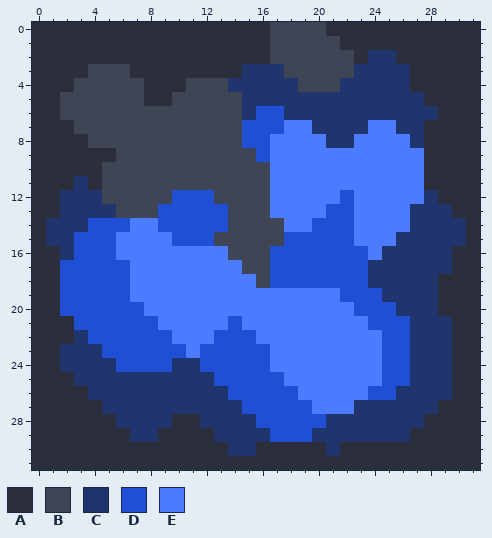
Pixel-art sprite: assets/sprites/blocks/environment/cobolt-deposit5.png. This is how it looked before the edit.
The file is 32x32 pixels.
Palette (. is transparent): A #2b2f3b  B #404555  C #20346e  D #204fd6  E #4d7bff
Pixels before, first column x 0:
 0 AAAAAAAAAAAAAAAAABBBBAAAAAAAAAAA
 1 AAAAAAAAAAAAAAAAABBBBBAAAAAAAAAA
 2 AAAAAAAAAAAAAAAAABBBBBBACCAAAAAA
 3 AAAABBBAAAAAAAACCCBBBBBCCCCAAAAA
 4 AAABBBBBAAABBBCCCCCBBBCCCCCAAAAA
 5 AABBBBBBAABBBBBCCCCCCCCCCCCCAAAA
 6 AABBBBBBBBBBBBBCDDCCCCCCCCCCCAAA
 7 AAABBBBBBBBBBBBDDDEECCCCEECCAAAA
 8 AAAABBBBBBBBBBBDDEEEECCEEEECAAAA
 9 AAAAAABBBBBBBBBBDEEEEEEEEEEEAAAA
10 AAAAABBBBBBBBBBBBEEEEEEEEEEEAAAA
11 AAACABBBBBBBBBBBBEEEEEEEEEEEAAAA
12 AACCCBBBBBDDDBBBBEEEEEDEEEEECAAA
13 AACCCCBBBDDDDDBBBEEEEDDEEEECCCAA
14 ACCCDDDEEDDDDDBBBBEEDDDEEEECCCCA
15 ACCDDDEEEEDDDBBBBBDDDDDEEECCCCCA
16 AACDDDEEEEEEEEBBBDDDDDDDECCCCCAA
17 AADDDDDEEEEEEEEBBDDDDDDDCCCCCCAA
18 AADDDDDEEEEEEEEEBDDDDDDDCCCCCAAA
19 AADDDDDEEEEEEEEEEEEEEEDDDCCCCAAA
20 AADDDDDDEEEEEEEEEEEEEEEDDDCCCAAA
21 AAADDDDDDEEEEEDEEEEEEEEEDDDCCCAA
22 AAACDDDDDDEEEDDDEEEEEEEEEDDCCCAA
23 AACCCDDDDDDEDDDDDEEEEEEEEDDCCCAA
24 AACCCCDDDDCCDDDDDEEEEEEEEDDCCCAA
25 AAACCCCCCCCCCDDDDDEEEEEEEDDCCCAA
26 AAAACCCCCCCCCCDDDDDEEEEEDDCCCCAA
27 AAAAACCCCCCCCCCDDDDDEEECCCCCCAAA
28 AAAAAACCCCAACCCCDDDDDCCCCCCCAAAA
29 AAAAAAACCAAAACCCCDDDCCCCCCCAAAAA
30 AAAAAAAAAAAAAACCAAAAACAAAAAAAAAA
31 AAAAAAAAAAAAAAAAAAAAAAAAAAAAAAAA
And afterwards:
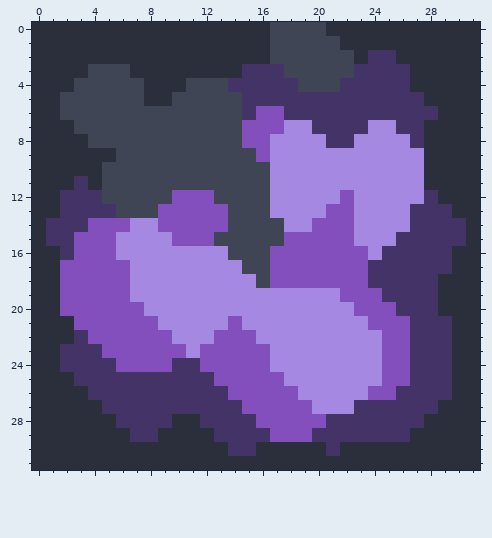
Change:
{"colour":"C","old":"#20346e","new":"#443367"}
{"colour":"D","old":"#204fd6","new":"#834fbd"}
{"colour":"E","old":"#4d7bff","new":"#a488e2"}
